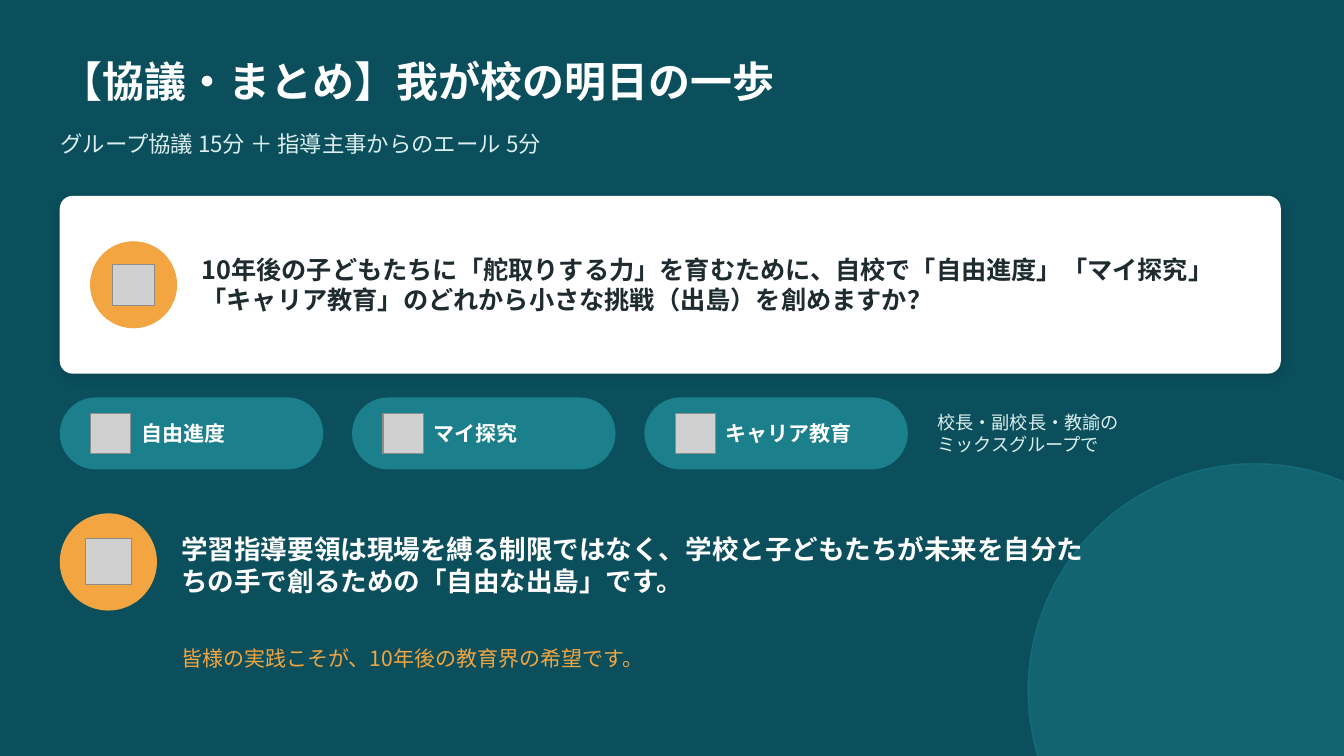
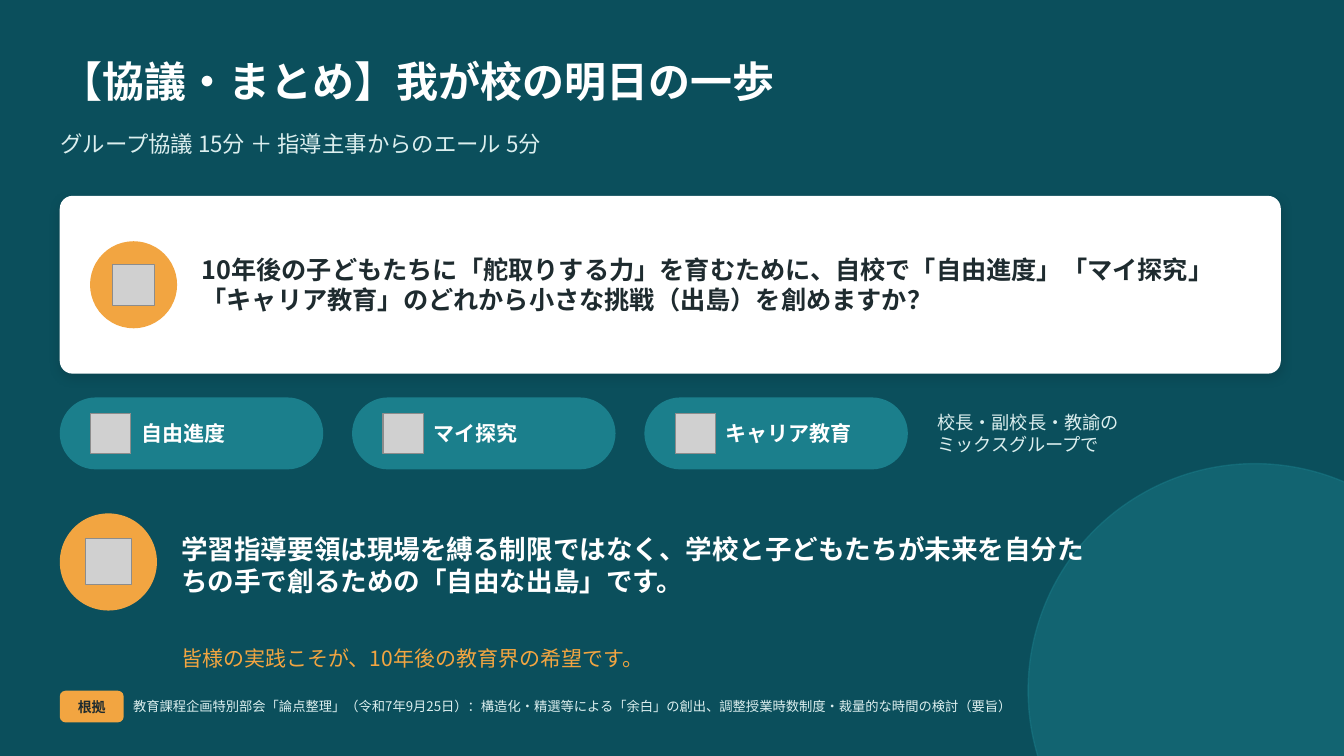
Before and after one commit to contynet730-star/con30, a slide deck: slide 10 of future_education_10years.pptx (slide 9 before the commit). Drawn at 1344x756 pixels with LibreOffice and Linux fonts; fonts in the diff are those of the drawing; grey boxes stand for pictures. Boxes give left, top, right and bottom in pixels: in the first picture for what was removed or moved away, otherwise in the second. Text is boxed around its words. In the diff, an @@ line names an element or a change of style, - is before the commit and + after.

```diff
--- a/future_education_10years.pptx
+++ b/future_education_10years.pptx
@@ rounded rectangle added at bbox=[60, 692, 123, 722], fill #F2A541, outline #F2A541 1 pt @@
@@ text added at bbox=[78, 698, 106, 716], 10 pt, text #1E2B2F, bold @@
+根拠
@@ text added at bbox=[133, 699, 1011, 712], 9.5 pt, text #DCEFEF @@
+教育課程企画特別部会「論点整理」（令和7年9月25日）：構造化・精選等による「余白」の創出、調整授業時数制度・裁量的な時間の検討（要旨）
```
Also in this commit, not shown: 5 other slides changed, 2 slides added, 1 other file.
